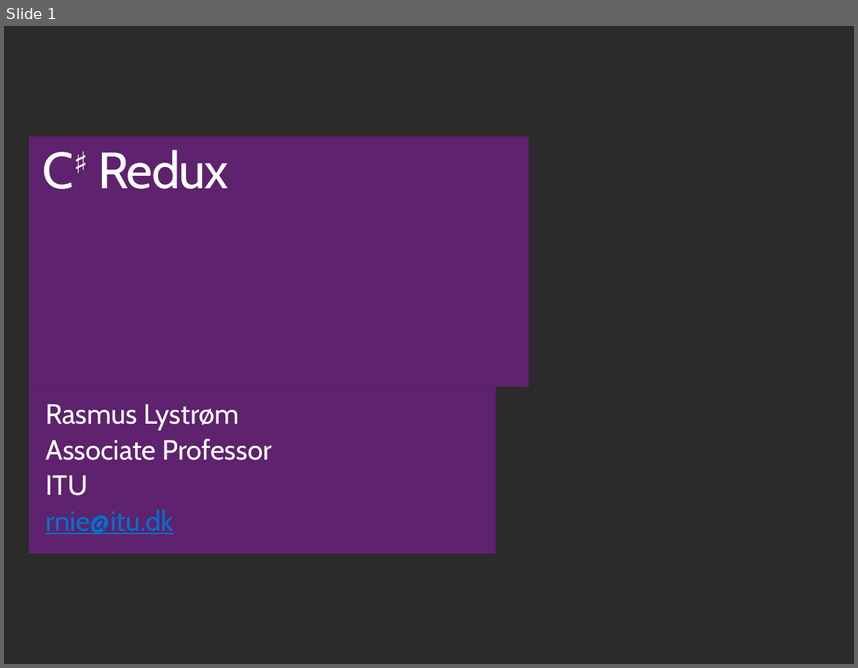
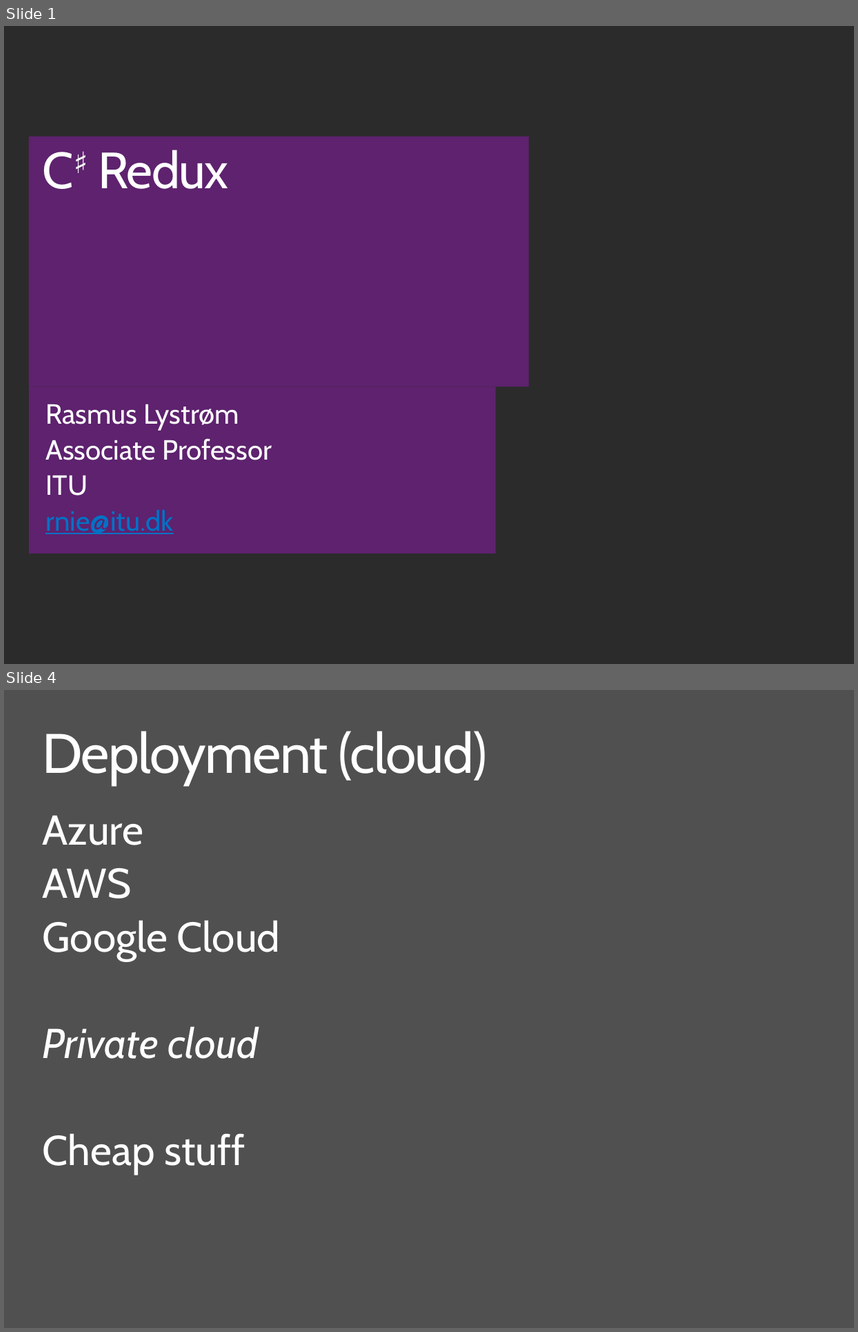
Before and after one commit to ondfisk/BDSA2018, a slide deck: Slides/Lecture11 - CSharp Redux.pptx. Shown one above the other, each under a label of ours: slide 1 before the commit, slides 1 and 4 after it; the slides between them are not shown. The pictures are 858x668 and 858x1332 pixels, drawn with LibreOffice and Linux fonts; fonts in the diff are those of the drawing; background and template pictures are left out; a plain dark background stands for a picture behind light text. Boxes give left, top, right and bottom in pixels: in the first picture for what was removed or moved away, otherwise in the second. Text is boxed around its words. In the diff, an @@ line names an element or a change of style, - is before the commit and + after.

```diff
--- a/Slides/Lecture11 - CSharp Redux.pptx
+++ b/Slides/Lecture11 - CSharp Redux.pptx
@@ slide 4 added at box(4, 690, 854, 1328), background #505050 @@
@@ title added at box(42, 731, 488, 785), 48 pt, text #FFFFFF @@
+Deployment (cloud)
@@ text added at box(43, 815, 281, 1174), 36 pt, text #FFFFFF @@
+Azure
+AWS
+Google Cloud
+Private cloud
+Cheap stuff
```
Also in this commit, not shown: 9 other slides added, 1 slide removed, 52 other files.
